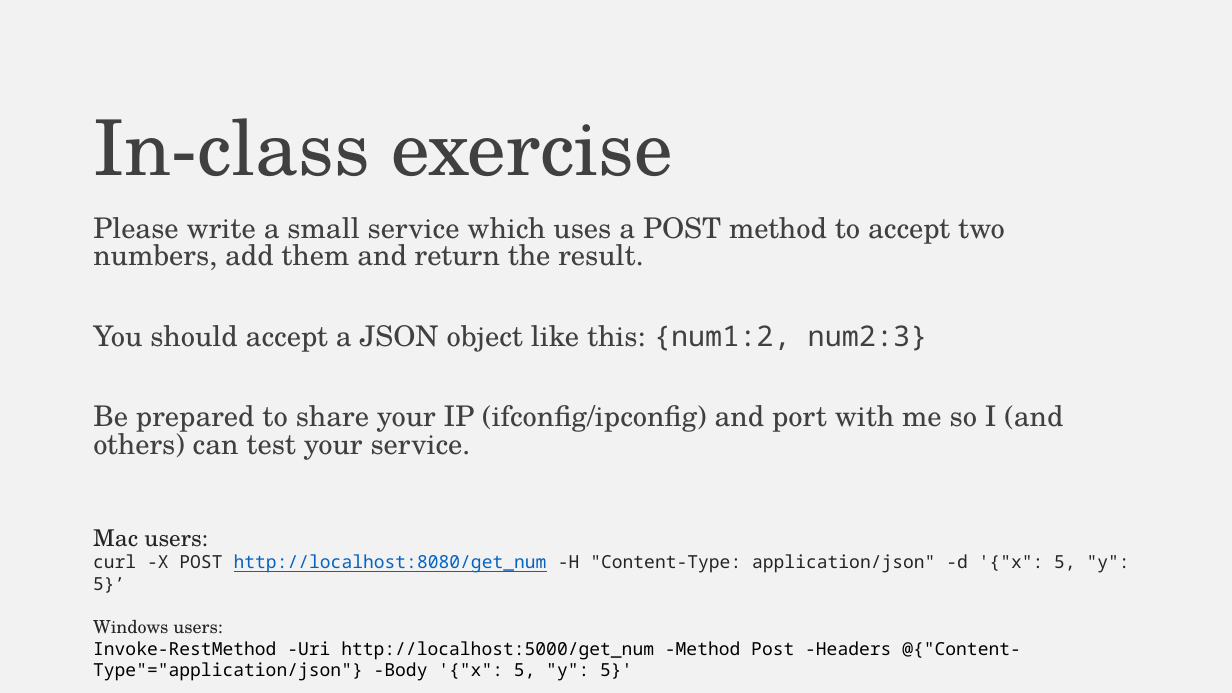
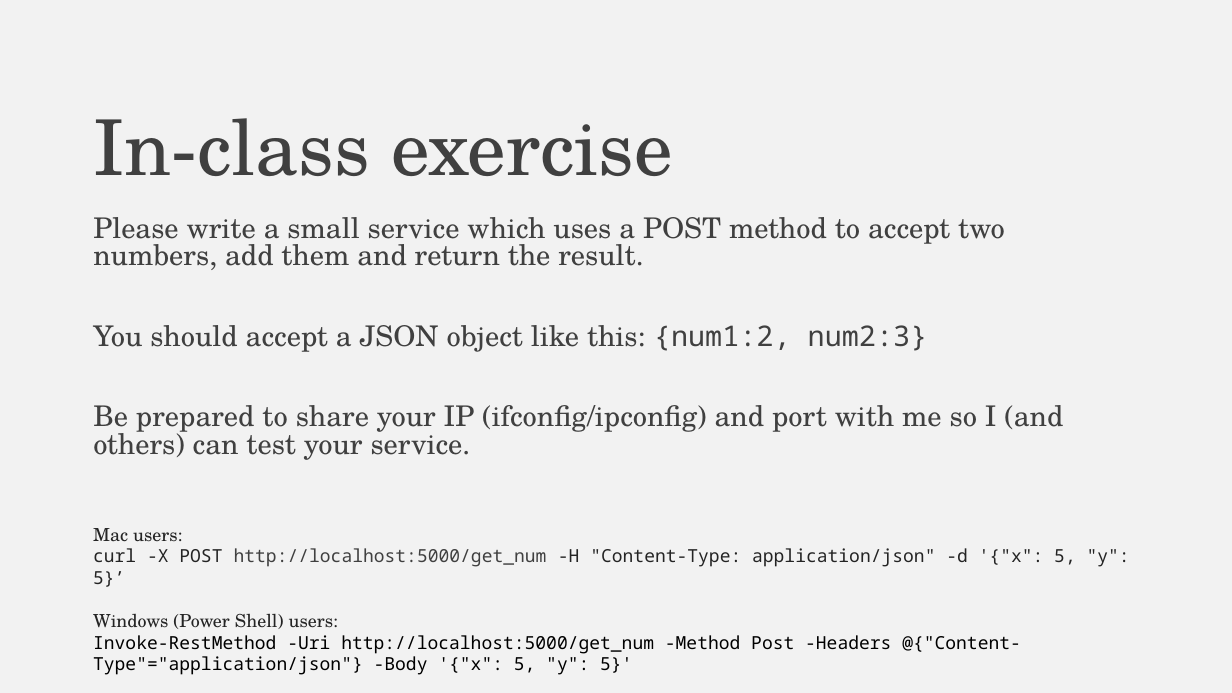
Before and after one commit to falconair/ProgrammingForAnalytics, a slide deck: slide 38 of lectures/075_web_under_the_hood/The web, under the hood.pptx (slide 37 before the commit). Drawn at 1232x693 pixels with LibreOffice and Linux fonts; fonts in the diff are those of the drawing. Boxes give left, top, right and bottom in pixels: in the first picture for what was removed or moved away, otherwise in the second. Text is boxed around its words. In the diff, an @@ line names an element or a change of style, - is before the commit and + after.

```diff
--- a/lectures/075_web_under_the_hood/The web, under the hood.pptx
+++ b/lectures/075_web_under_the_hood/The web, under the hood.pptx
@@ text at bbox=[93, 528, 183, 542]: size 18 to 14 pt in "Mac users:" @@
@@ text at bbox=[93, 548, 1130, 629]: text changed @@
-curl -X POST http://localhost:8080/get_num -H "Content-Type: application/json" -d '{"x": 5, "y": 5}’
-Windows users:
+curl -X POST http://localhost:5000/get_num -H "Content-Type: application/json" -d '{"x": 5, "y": 5}’
+Windows (Power Shell) users:
```
Also in this commit, not shown: 1 other slide changed, 9 slides added, 6 other files.
